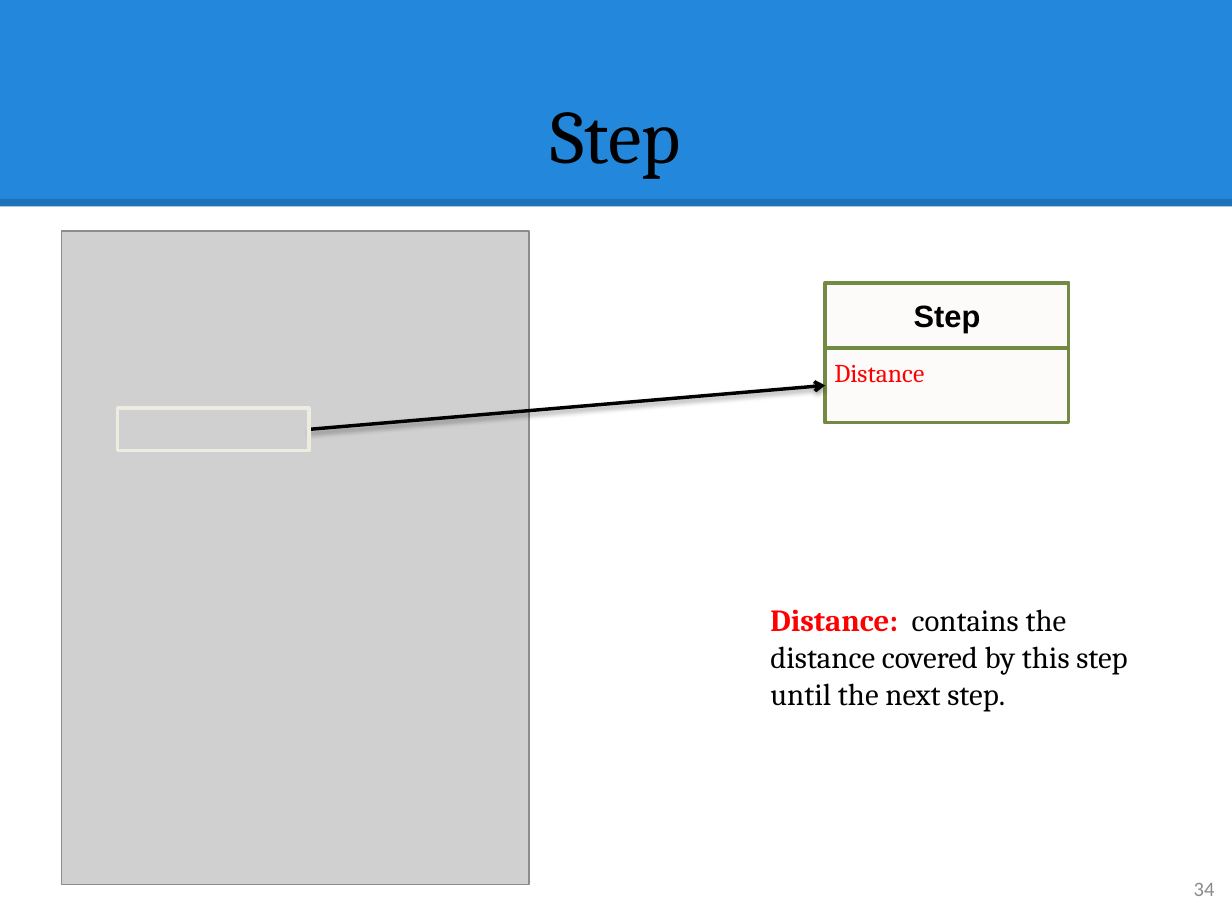
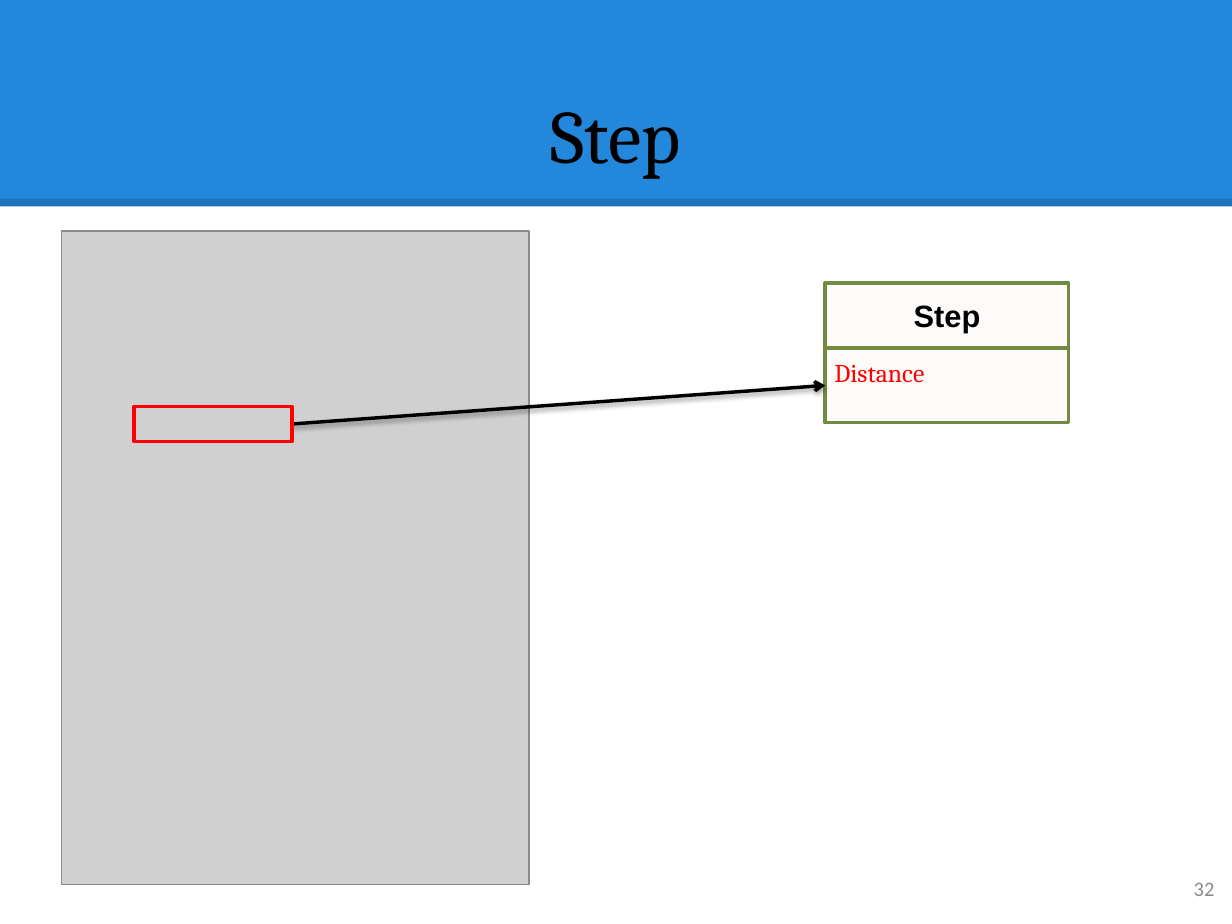
Before and after one commit to hqt/street-router, a slide deck: slide 32 of Document/presentation/ngoan/5 search motorbike.pptx (slide 34 before the commit). Drawn at 1232x924 pixels with LibreOffice and Linux fonts; fonts in the diff are those of the drawing; grey boxes stand for pictures. Boxes give left, top, right and bottom in pixels: in the first picture for what was removed or moved away, otherwise in the second. Text is boxed around its words. In the diff, an @@ line names an element or a change of style, - is before the commit and + after.

```diff
--- a/Document/presentation/ngoan/5 search motorbike.pptx
+++ b/Document/presentation/ngoan/5 search motorbike.pptx
@@ arrow moved from (309, 430) - (825, 386) to (292, 424) - (825, 386) @@
@@ rectangle: place and size @@
-rectangle at [118, 408, 309, 450]
+rectangle at [134, 407, 292, 441]
@@ rectangle at [134, 407, 292, 441]: outline #EEECE1 2 pt to #FF0000 2 pt @@
@@ text removed at [770, 609, 1127, 712] @@
-Distance: contains the distance covered by this step until the next step.
@@ page number at [1194, 883, 1215, 896]: text changed @@
-34
+32
```
Also in this commit, not shown: 14 other slides changed, 15 slides added, 5 slides removed.
